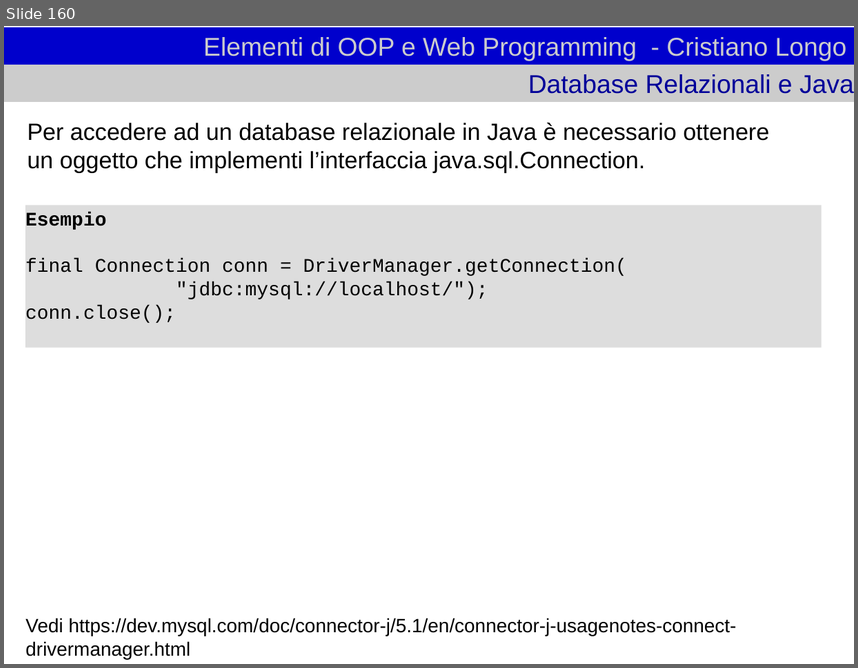
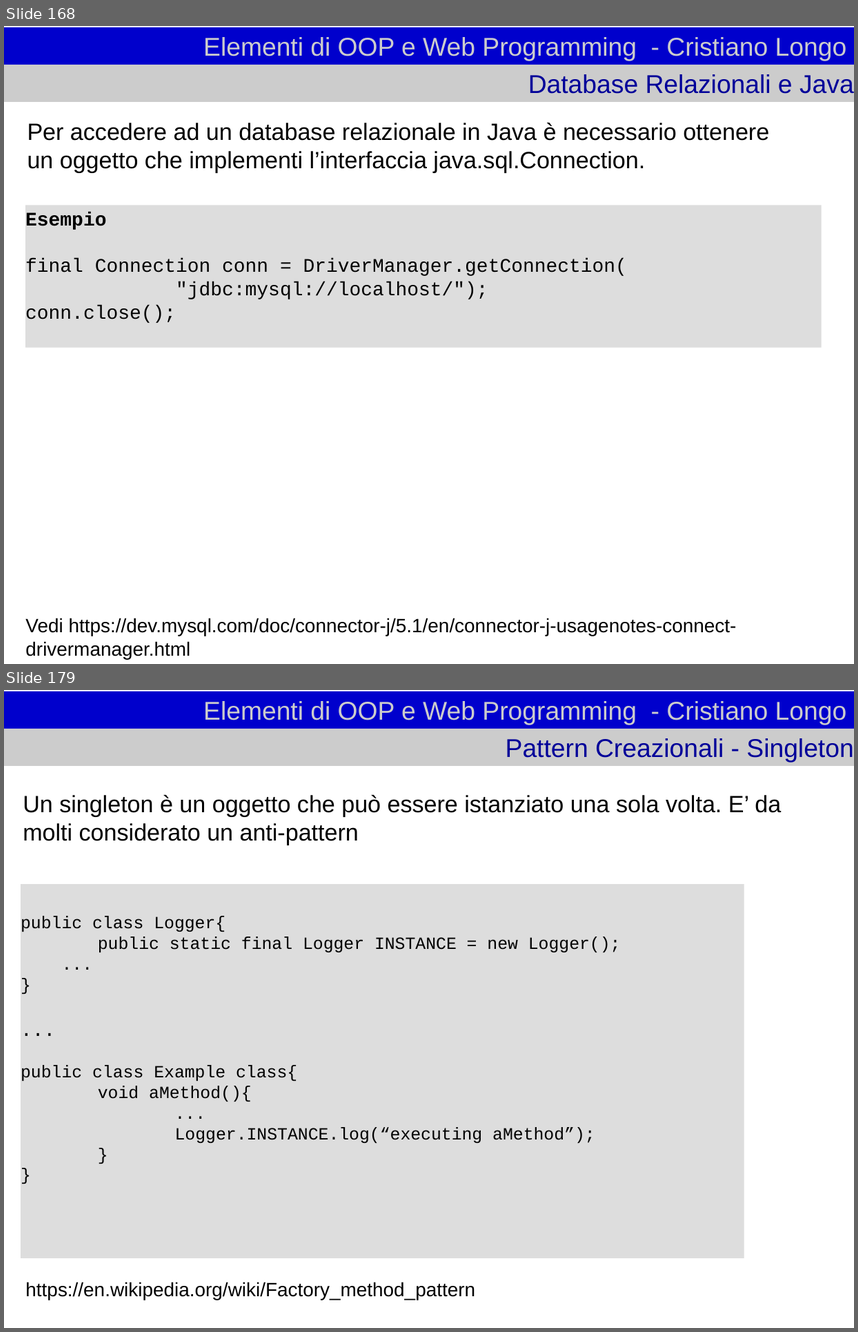
Before and after one commit to cristianolongoodhl/courses, a slide deck: JavaAndOOP/oopweb1.odp. Shown one above the other, each under a label of ours: slide 160 before the commit, slides 168 and 179 after it; the slides between them are not shown. The pictures are 858x668 and 858x1332 pixels, drawn with LibreOffice and Linux fonts; fonts in the diff are those of the drawing. Boxes give left, top, right and bottom in pixels: in the first picture for what was removed or moved away, otherwise in the second. Text is boxed around its words. In the diff, an @@ line names an element or a change of style, - is before the commit and + after.

Commit message:
javaandoop design patterns

```diff
--- a/JavaAndOOP/oopweb1.odp
+++ b/JavaAndOOP/oopweb1.odp
@@ slide 179 added at box(4, 690, 854, 1328), background #FFFFFF @@
@@ title added at box(4, 691, 854, 729), fill #0000CC, 24 pt, text #CCCCCC @@
+Elementi di OOP e Web Programming - Cristiano Longo
@@ title added at box(4, 729, 854, 766), fill #CCCCCC, 24 pt, text #000099 @@
+Pattern Creazionali - Singleton
@@ text added at box(23, 795, 781, 845), 22 pt, text #000000 @@
+Un singleton è un oggetto che può essere istanziato una sola volta. E’ da molti considerato un anti-pattern
@@ rectangle added at box(21, 885, 744, 1259), fill #DDDDDD, 16 pt, text #000000 @@
+public class Logger{
+public static final Logger INSTANCE = new Logger();
+...
+}
+...
+public class Example class{
+void aMethod(){
+...
+Logger.INSTANCE.log(“executing aMethod”);
+}
+}
@@ text added at box(25, 1281, 475, 1299), 18 pt, text #000000 @@
+https://en.wikipedia.org/wiki/Factory_method_pattern
@@ what was slide 160 is now slide 168 @@
```
Also in this commit, not shown: 26 other slides added, 1 slide removed, 2 other files.
